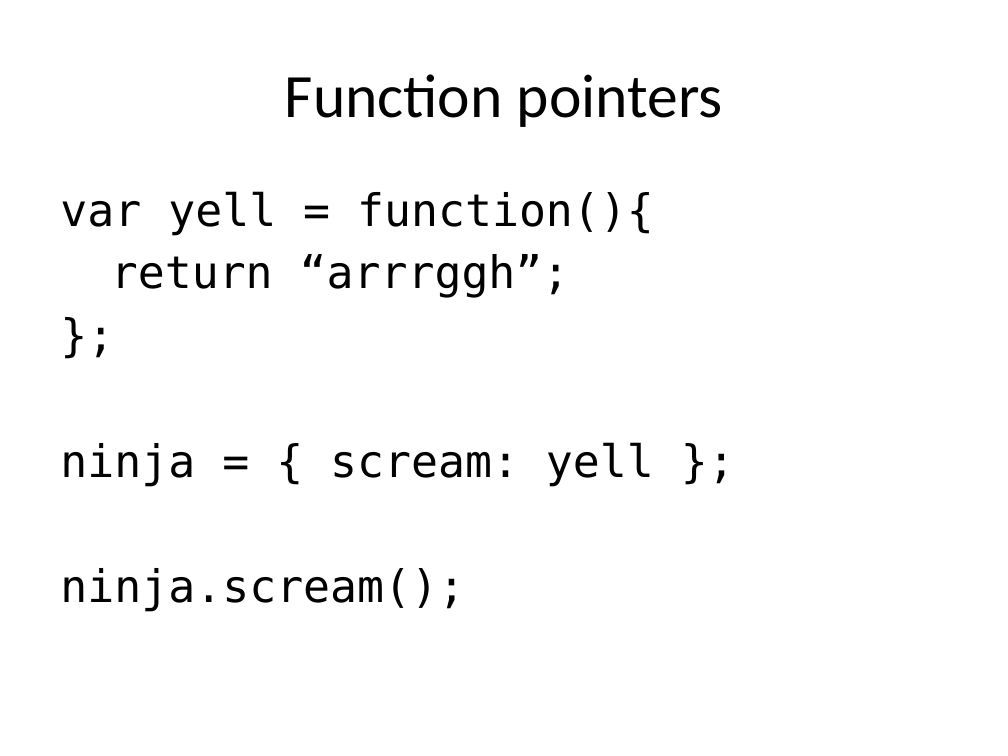
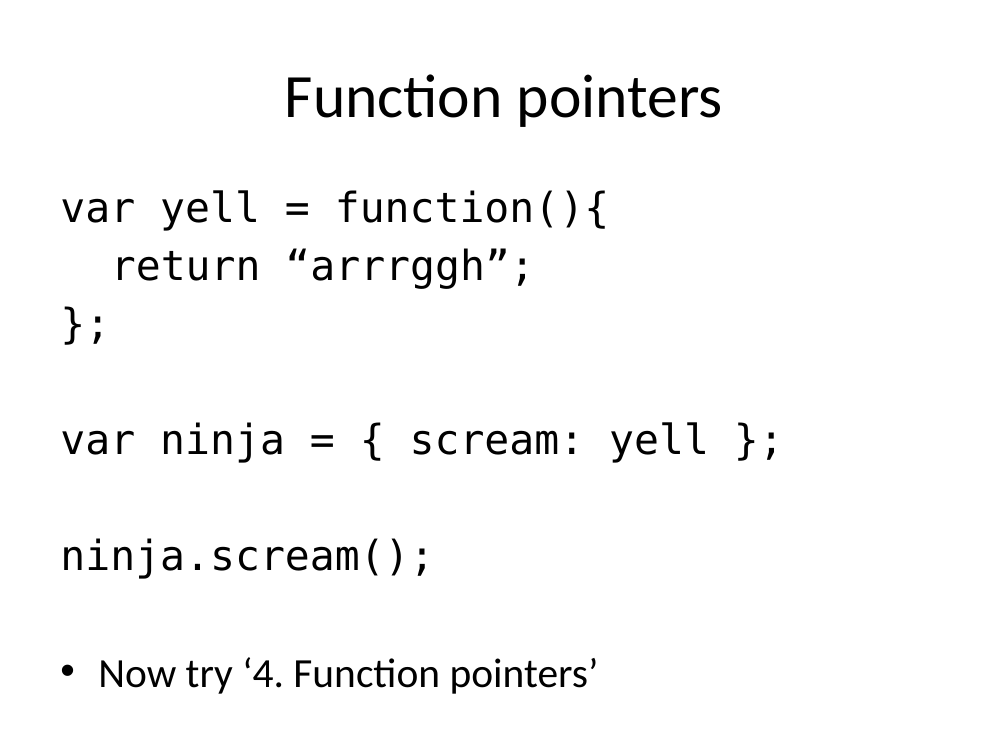
Before and after one commit to kimon-satan/SAEjavaScript, a slide deck: slide 6 of week8/slides/week8.pptx. Drawn at 1008x756 pixels with LibreOffice and Linux fonts; fonts in the diff are those of the drawing. Boxes give left, top, right and bottom in pixels: in the first picture for what was removed or moved away, otherwise in the second. Text is boxed around its words. In the diff, an @@ line names an element or a change of style, - is before the commit and + after.

```diff
--- a/week8/slides/week8.pptx
+++ b/week8/slides/week8.pptx
@@ text at <box>60,190,609,579</box>: size 32 to 29.6 pt in "var yell = function(){", "return “arrrggh”;", "};", "ninja.scream();" @@
@@ text at <box>60,422,709,463</box>: text changed; size 32 to 29.6 pt @@
-ninja = { scream: yell };
+var ninja = { scream: yell };
@@ text at <box>98,657,599,694</box>: paragraph added @@
+• Now try ‘4. Function pointers’
```
Also in this commit, not shown: 4 other slides changed, 10 slides added, 1 slide removed.
